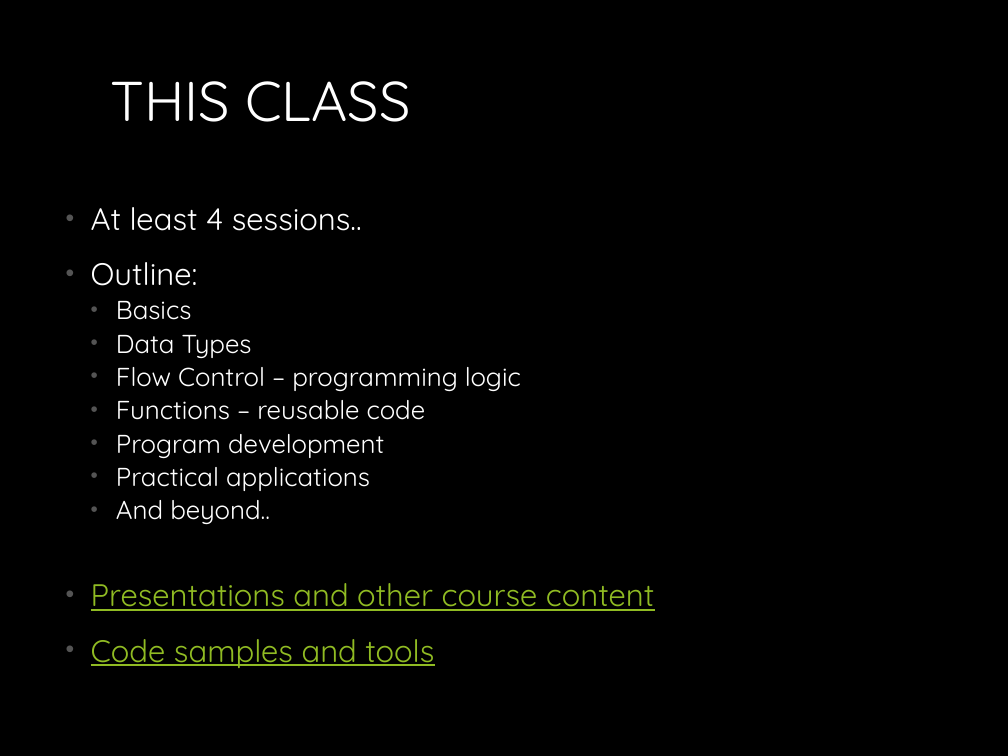
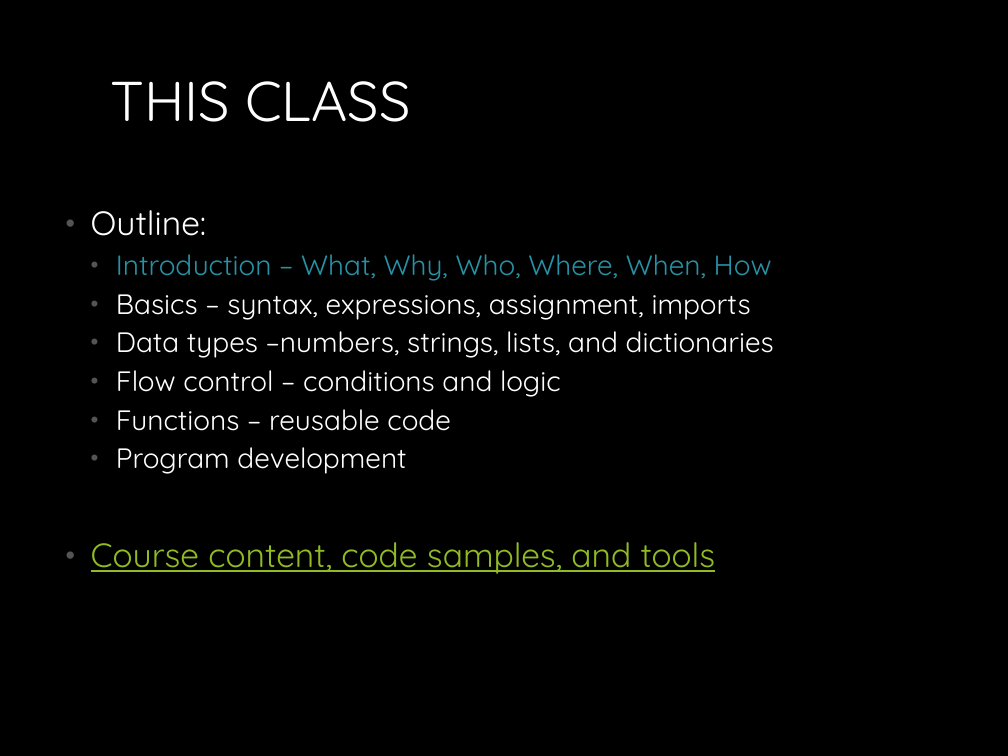
Before and after one commit to MichaelTroyer/Learning_Python_For_Fun_and_Profit, a slide deck: slide 2 of 1. Introduction/Introduction_to_Python.pptx. Drawn at 1008x756 pixels with LibreOffice and Linux fonts; fonts in the diff are those of the drawing. Boxes give left, top, right and bottom in pixels: in the first picture for what was removed or moved away, otherwise in the second. Text is boxed around its words. In the diff, an @@ line names an element or a change of style, - is before the commit and + after.

```diff
--- a/1. Introduction/Introduction_to_Python.pptx
+++ b/1. Introduction/Introduction_to_Python.pptx
@@ text at (91,207,362,231): paragraph removed @@
-• At least 4 sessions..
@@ text at (91,210,451,474): size 22.2 to 24 pt in "Outline:"; size 18.5 to 20 pt in "Functions – reusable code", "Program development"; line spacing 0.8 to 0.9 @@
@@ text at (116,254,774,397): text changed; size 18.5 to 20 pt @@
-  • Basics
-  • Data Types
-  • Flow Control – programming logic
+  • Introduction – What, Why, Who, Where, When, How
+  • Basics – syntax, expressions, assignment, imports
+  • Data types –numbers, strings, lists, and dictionaries
+  • Flow control – conditions and logic
@@ text at (91,542,716,574): text changed; size 22.2 to 24 pt @@
-  • Practical applications
-  • And beyond..
-• Presentations and other course content
-• Code samples and tools
+• Course content, code samples, and tools
```
Also in this commit, not shown: 5 other slides changed, 4 slides added, 1 slide removed, 8 other files.
